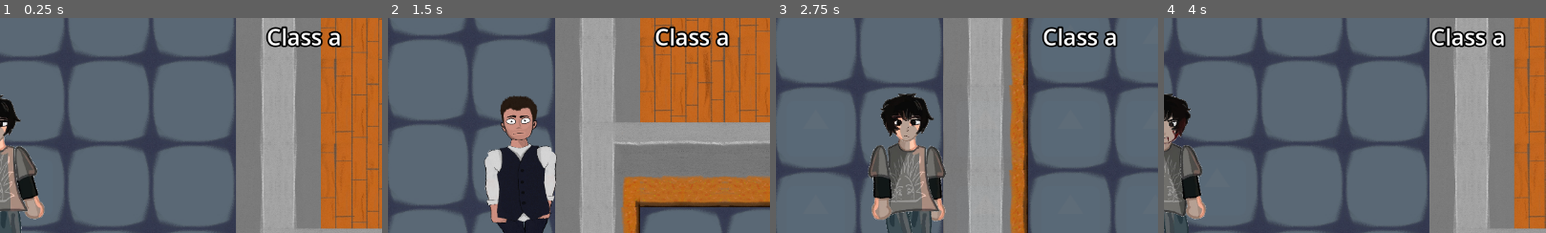
Above: before the commit, frames 1-4 (left to right).
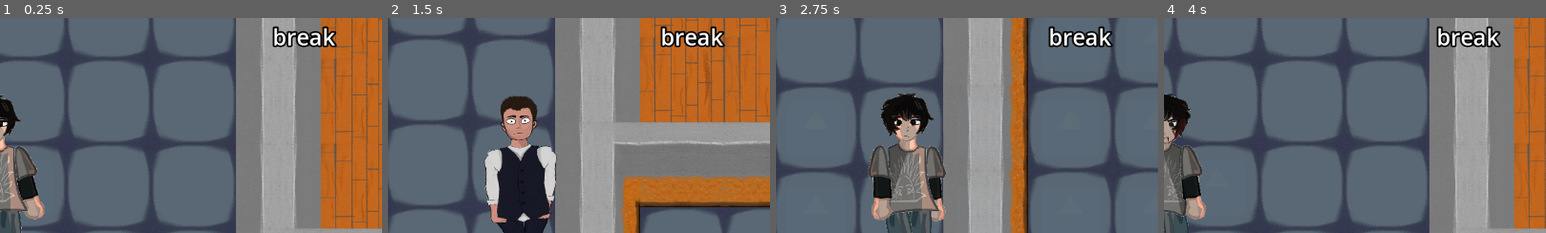
Above: after the commit, the same moments.

Repository: thorfinnking1/bully_revange
Game: Godot game, scene res://scenes/room_1.tscn
The game is run twice, just before and just after one commit, with the same random seed, the same clock (stepped at 60 frames per second) and the same inputs. The engine's default icon, where the game draws it, is replaced by a stand-in: a white triangle on a blue panel in a dark square.
Inputs:
- Up to frame 1 (0.25 s): no input
- Up to frame 2 (1.5 s): hold Right (ui_right) 0.53-1.28 s; tap 4 (bea) at 0.6 s; hold Down (ui_down) from 1.28 s (still down); tap 2 (cristi) at 1.35 s
- Up to frame 3 (2.75 s): release Down (ui_down) at 2.03 s; hold Right (ui_right) from 2.03 s (still down); tap 1 (dani) at 2.1 s
- Up to frame 4 (4 s): release Right (ui_right) at 2.78 s; hold Up (ui_up) 2.78-3.53 s; tap J (j) at 2.85 s; hold Left (ui_left) from 3.53 s (still down); tap K (k) at 3.6 s
The pictures show only the part of the screen within x 50-100%, y 7-57%; the shares and areas given below are measured in that part.

The runs differ from the first frame. In frame 1, 1.3% of the frame differs, in the area x 69-90%, y 3-14%; in frame 2, 1.3%; in frame 3, 1.2%; in frame 4, 1.2%.

Commit message:
yey done

Diff:
--- a/bully-ravange/scripts/timerr.gd
+++ b/bully-ravange/scripts/timerr.gd
@@ -28,15 +28,9 @@
 
 	label.text = "%s:%s" % [str(hours).pad_zeros(2),str(mins).pad_zeros(2)]
 
-	if hours == 8 and mins<=50:
+	if hours <= 10 and mins==50:
 		stuff.text = "Class " + clas
-	elif hours == 9 and mins<=50:
-		stuff.text = "Class " + clas
-	elif hours == 10 and mins<=50:
-		stuff.text = "Class " + clas
-	elif hours == 11 and mins>=10:
-		stuff.text = "Class " + clas
-	elif hours == 12 and mins>=10:
+	elif hours>=11 and mins>=10:
 		stuff.text = "Class " + clas
 	elif hours==1 and mins>=10:
 		stuff.text = "Class " + clas
